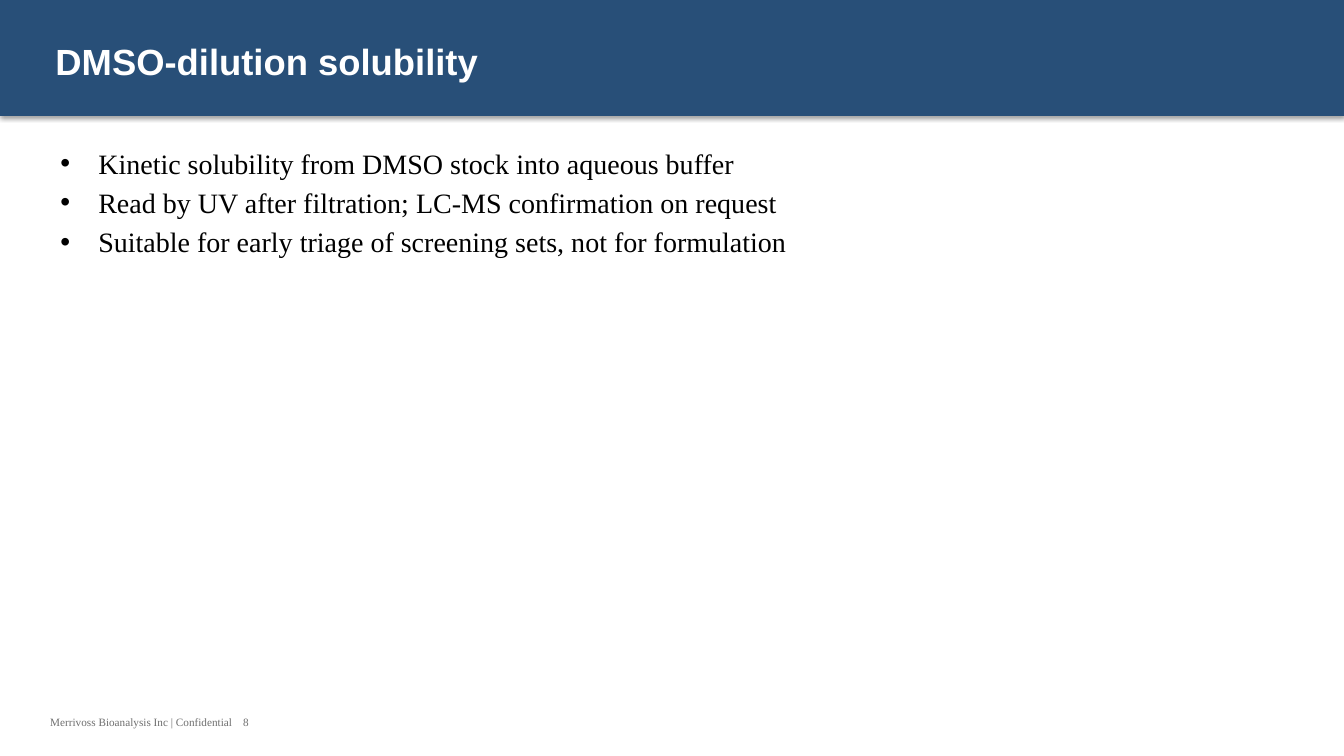
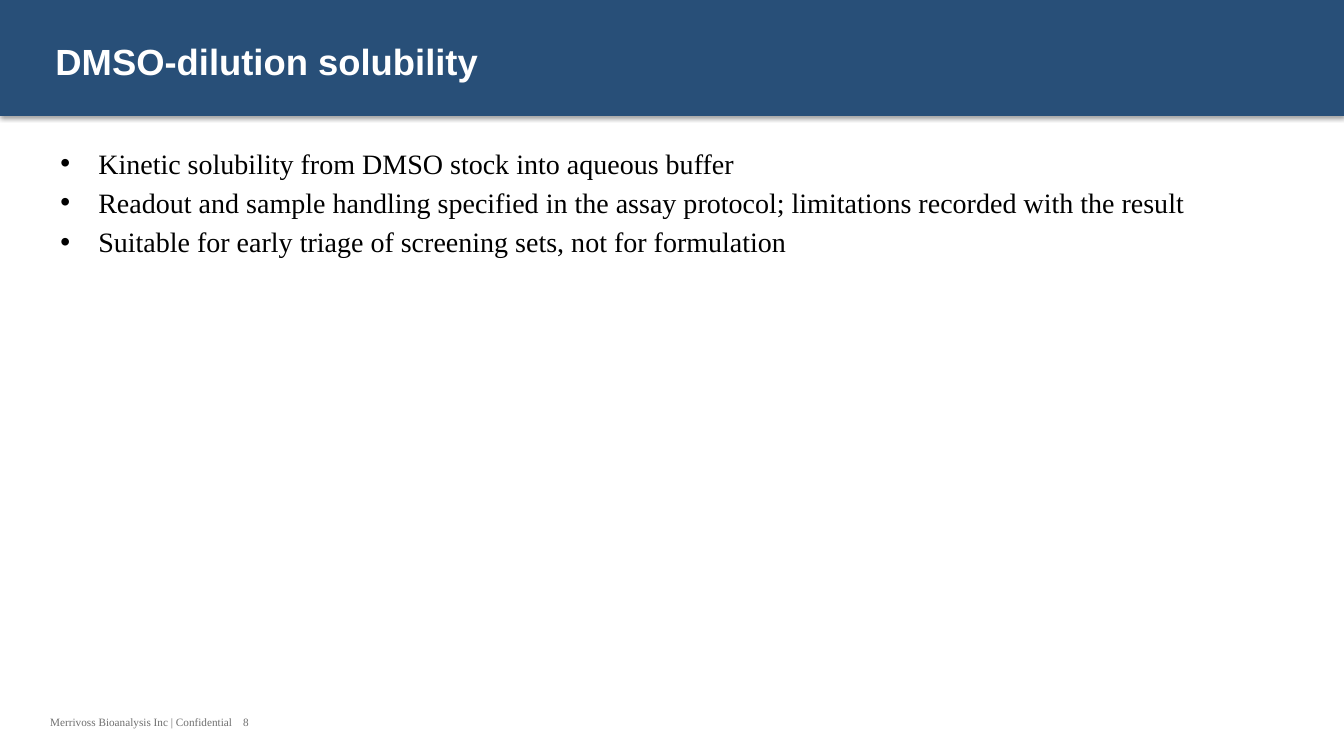
Before and after one commit to 60xAI/portco-mock-dataset, a slide deck: slide 8 of output/archive/Archive/Users/mrinalvesi_old_laptop/DMPK/Working/Copy of DMPK_Capabilities_081417.pptx. Drawn at 1344x756 pixels with LibreOffice and Linux fonts; fonts in the diff are those of the drawing. Boxes give left, top, right and bottom in pixels: in the first picture for what was removed or moved away, otherwise in the second. Text is boxed around its words. In the diff, an @@ line names an element or a change of style, - is before the commit and + after.

```diff
--- a/output/archive/Archive/Users/mrinalvesi_old_laptop/DMPK/Working/Copy of DMPK_Capabilities_081417.pptx
+++ b/output/archive/Archive/Users/mrinalvesi_old_laptop/DMPK/Working/Copy of DMPK_Capabilities_081417.pptx
@@ text at (x1=98, y1=193, x2=1184, y2=218): text changed @@
-• Read by UV after filtration; LC-MS confirmation on request
+• Readout and sample handling specified in the assay protocol; limitations recorded with the result
```
Also in this commit, not shown: 4 other slides changed, 1 other file.
